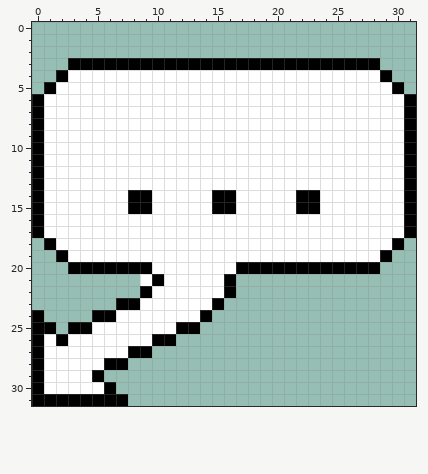
Two versions of one pixel-art sprite, Forgotten/Forgotten/Data/Animations/MouseIcons/dialog.png. This is how it looked before the edit.
The file is 32x32 pixels.
After the commit:
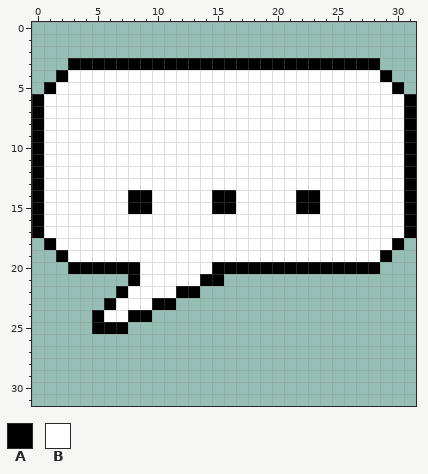
Palette (. is transparent): A #000000  B #ffffff
Edits made:
@@ x 0..18 @@
 19 ..ABBBBBBBBBBBBBBBB
-20 ...AAAAAAABBBBBBBAA
-21 .........BABBBBBA..
-22 .........ABBBBBBA..
-23 .......AABBBBBBA...
-24 A....AABBBBBBBA....
-25 AA.AABBBBBBBAA.....
-26 ABABBBBBBBAA.......
-27 ABBBBBBBAA.........
-28 ABBBBBAA...........
-29 ABBBBA.............
-30 ABBBBBA............
-31 AAAAAAAA...........
+20 ...AAAAAABBBBBBAAAA
+21 ........ABBBBBAA...
+22 .......ABBBBAA.....
+23 ......ABBBAA.......
+24 .....ABBAA.........
+25 .....AAA...........
+26 ...................
+27 ...................
+28 ...................
+29 ...................
+30 ...................
+31 ...................
Pixel boxes of the changes (left, top, right, bottom) in both pictures:
changed: (32, 262, 236, 406)
